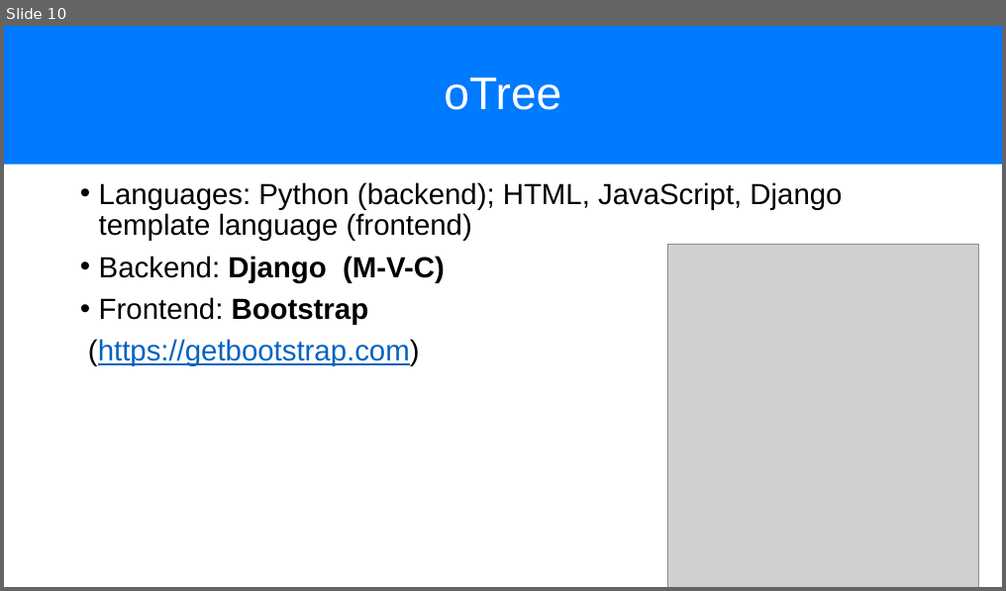
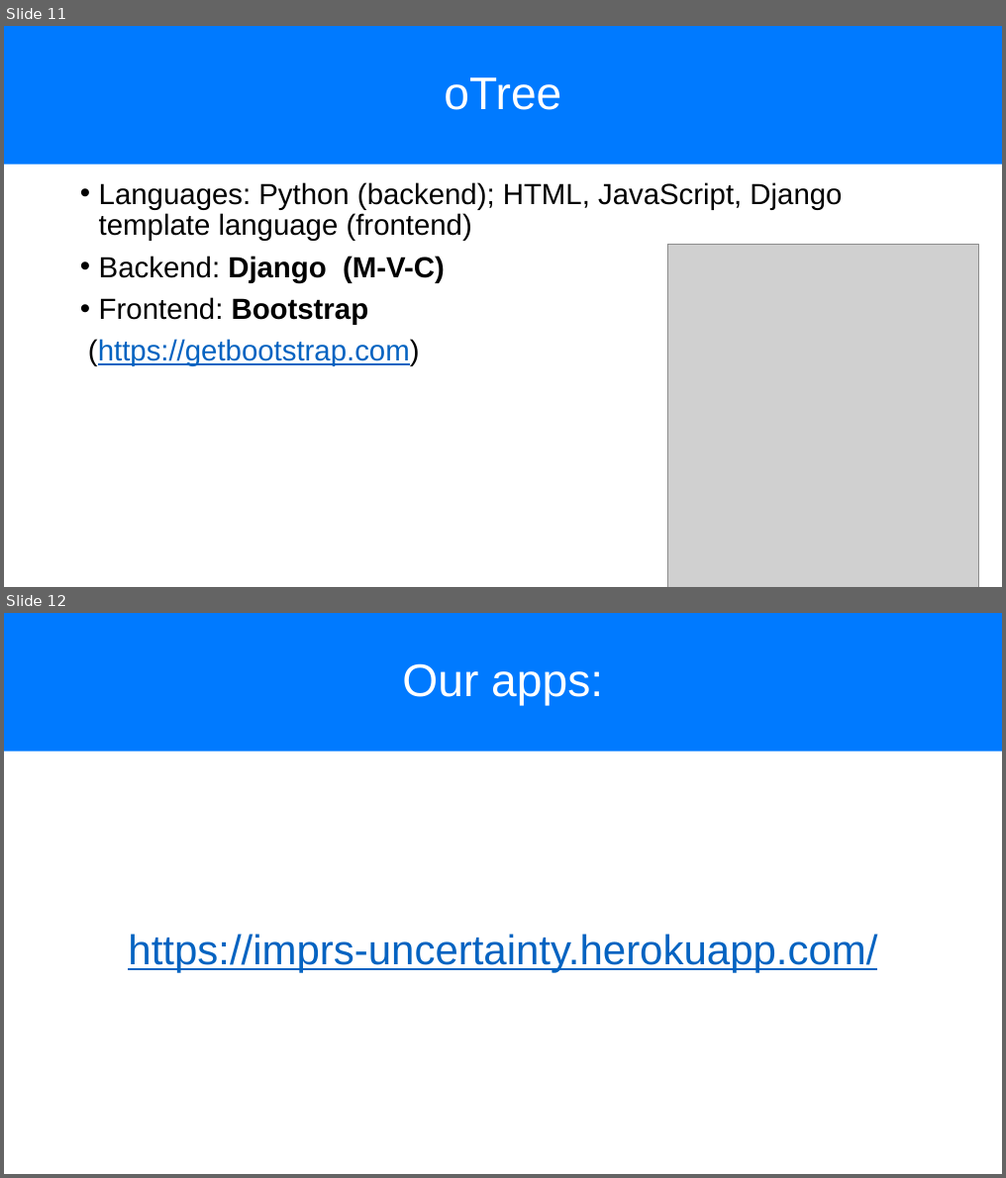
Before and after one commit to chapkovski/uncertainty-summer-school, a slide deck: presentations/frankfurt_july_2019 day1.pptx. Shown one above the other, each under a label of ours: slide 10 before the commit, slides 11 and 12 after it. The pictures are 1006x591 and 1006x1178 pixels, drawn with LibreOffice and Linux fonts; fonts in the diff are those of the drawing; grey boxes stand for pictures. Boxes give left, top, right and bottom in pixels: in the first picture for what was removed or moved away, otherwise in the second. Text is boxed around its words. In the diff, an @@ line names an element or a change of style, - is before the commit and + after.

```diff
--- a/presentations/frankfurt_july_2019 day1.pptx
+++ b/presentations/frankfurt_july_2019 day1.pptx
@@ slide 12 added at (x1=4, y1=613, x2=1002, y2=1174), background #FFFFFF @@
@@ title added at (x1=4, y1=613, x2=1002, y2=752), fill #007AFF, 44 pt, text #FFFFFF @@
+Our apps:
@@ text added at (x1=128, y1=934, x2=877, y2=973), 40 pt, text #0563C1, underline @@
+https://imprs-uncertainty.herokuapp.com/
@@ what was slide 10 is now slide 11 @@
```
Also in this commit, not shown: 2 other slides added, 1 other file.
